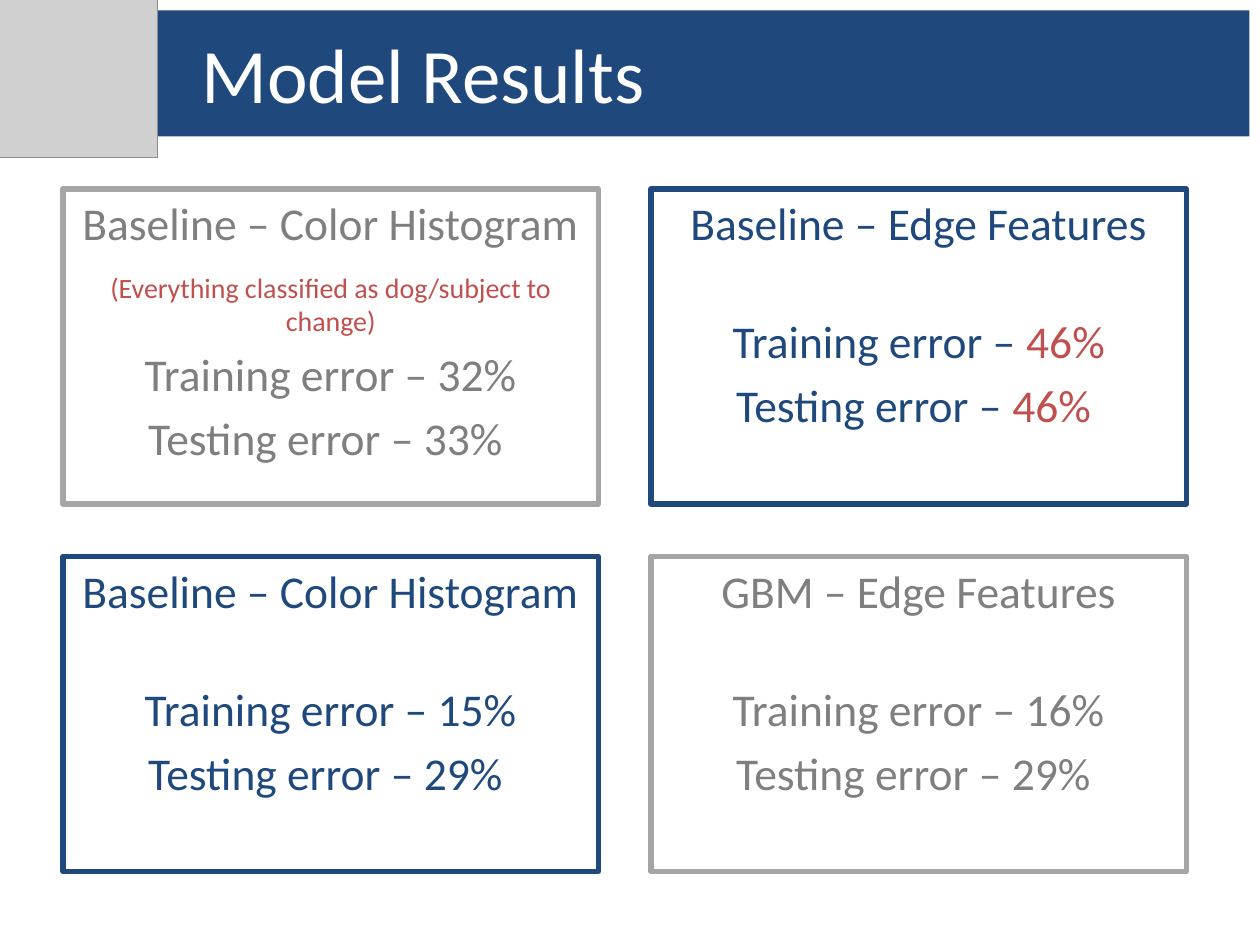
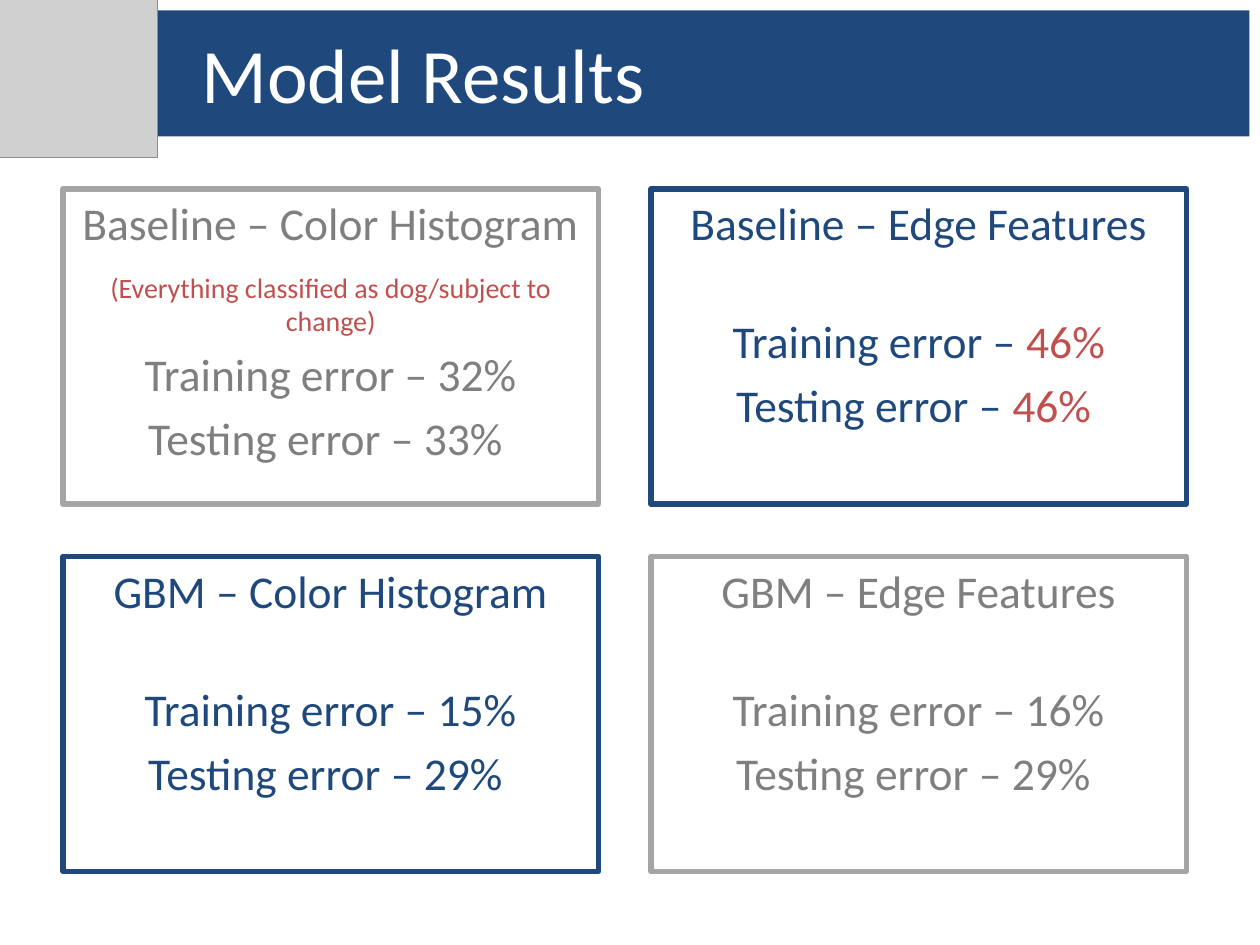
Before and after one commit to yueshengu/Predict-cats-and-dogs, a slide deck: slide 8 of Project3Group9.pptx. Drawn at 1260x945 pixels with LibreOffice and Linux fonts; fonts in the diff are those of the drawing; grey boxes stand for pictures. Boxes give left, top, right and bottom in pixels: in the first picture for what was removed or moved away, otherwise in the second. Text is boxed around its words. In the diff, an @@ line names an element or a change of style, - is before the commit and + after.

Commit message:
ppt update

```diff
--- a/Project3Group9.pptx
+++ b/Project3Group9.pptx
@@ text in rectangle at <box>114,576,547,616</box>: text changed @@
-Baseline – Color Histogram
+GBM – Color Histogram
```
